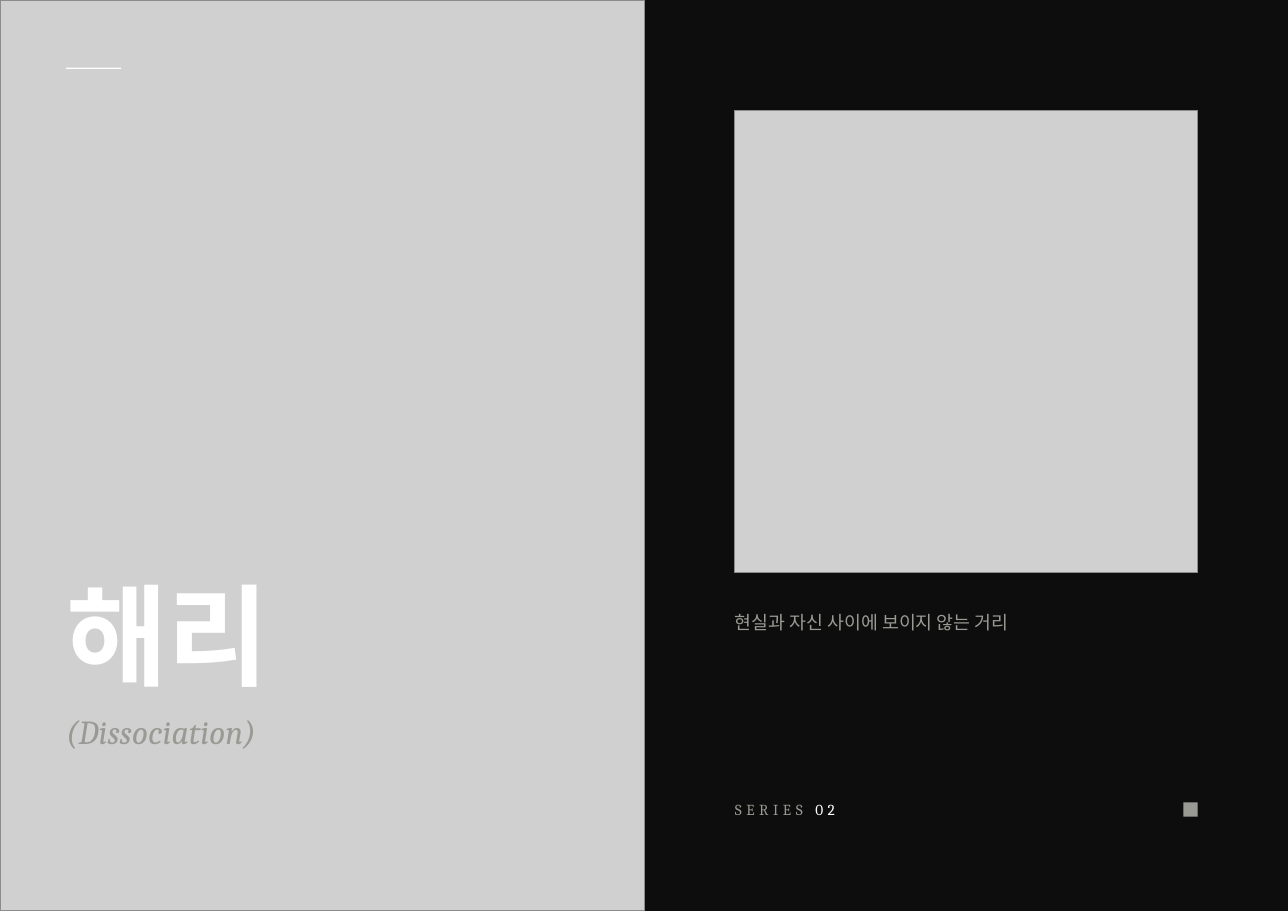
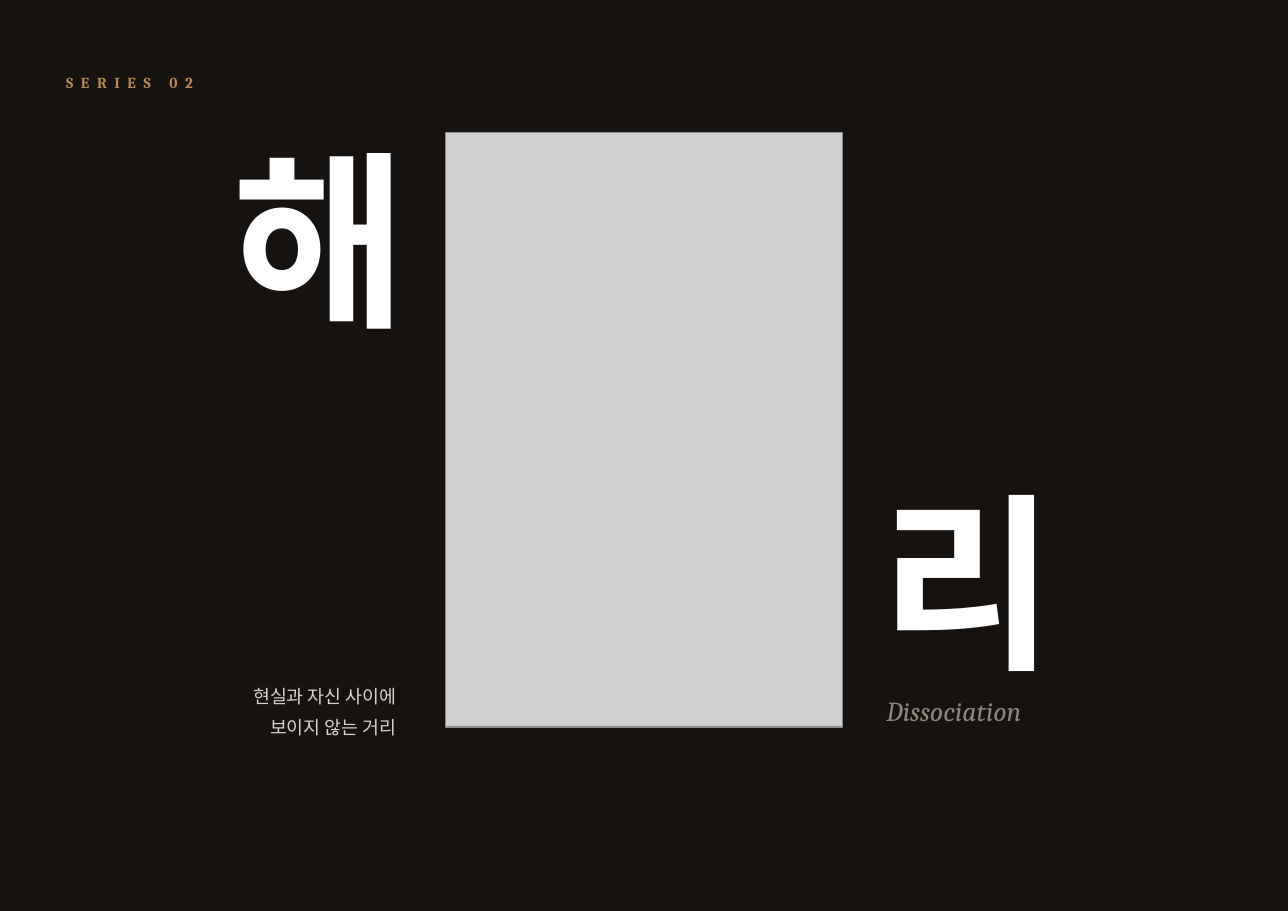
Before and after one commit to huosi012/smartview, a slide deck: slide 12 of portfolio/portfolio_A4_ko.pptx. Drawn at 1288x911 pixels with LibreOffice and Linux fonts; fonts in the diff are those of the drawing; grey boxes stand for pictures. Boxes give left, top, right and bottom in pixels: in the first picture for what was removed or moved away, otherwise in the second. Text is boxed around its words. In the diff, an @@ line names an element or a change of style, - is before the commit and + after.

```diff
--- a/portfolio/portfolio_A4_ko.pptx
+++ b/portfolio/portfolio_A4_ko.pptx
@@ background #0D0D0D to #16120F @@
@@ picture removed at [0, 0, 645, 911] @@
@@ text "SERIES 02": place and size @@
-text "SERIES 02" at [735, 804, 835, 815]
+text "SERIES 02" at [66, 66, 397, 99]
@@ text "SERIES 02" at [66, 66, 397, 99]: text colour #9A9A94 to #B98A4E in "SERIES"; text colour #FFFFFF to #B98A4E in "02"; letter spacing 3 to 5 pt, bold on; less space between paragraphs @@
@@ line removed from (66, 68) to (121, 68) @@
@@ picture removed at [735, 110, 1198, 573] @@
@@ picture added at [445, 132, 842, 727] @@
@@ text added at [233, 153, 408, 329], 124 pt, text #FFFFFF, bold @@
+해
@@ text "리" at [881, 495, 1056, 671]: vertical alignment bottom to middle @@
@@ text at [881, 495, 1056, 671]: text changed; size 72 to 124 pt @@
-해리
+리
@@ text "현실과 자신 사이에" at [253, 688, 397, 736]: vertical alignment top to bottom @@
@@ text at [253, 688, 397, 736]: text changed; text colour #9A9A94 to #D9D2C6 @@
-현실과 자신 사이에 보이지 않는 거리
+현실과 자신 사이에
+보이지 않는 거리
@@ text at [886, 702, 1021, 721]: text changed; size 22 to 18 pt; text colour #9A9A94 to #8E867B @@
-(Dissociation)
+Dissociation
@@ rectangle removed at [1183, 803, 1198, 818] @@
```
Also in this commit, not shown: 15 other slides changed, 4 slides added, 4 slides removed, 1 other file.
